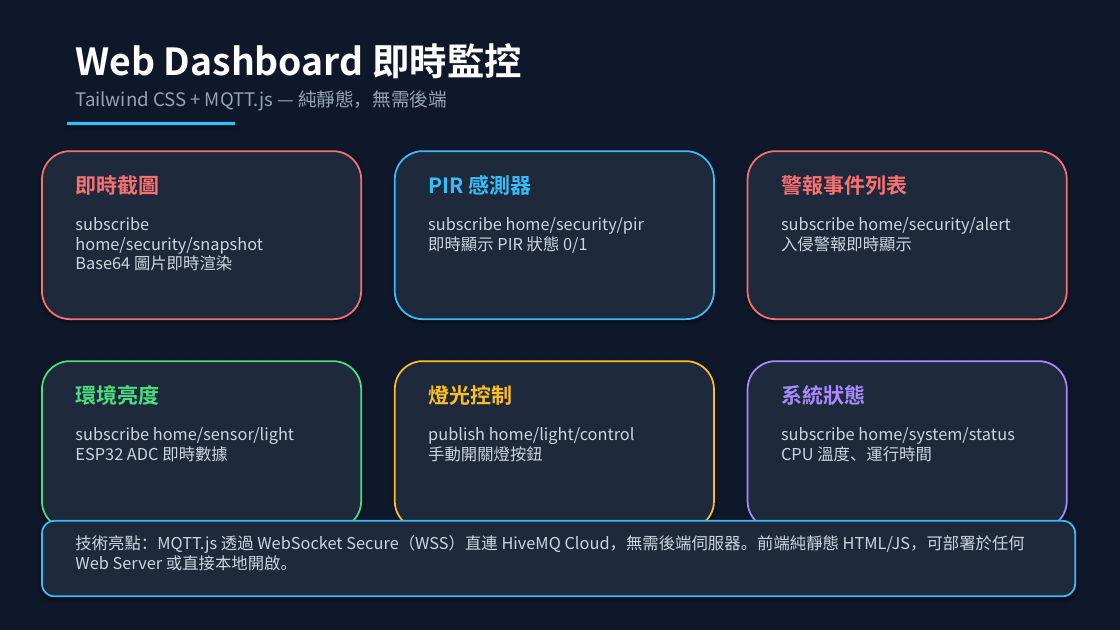
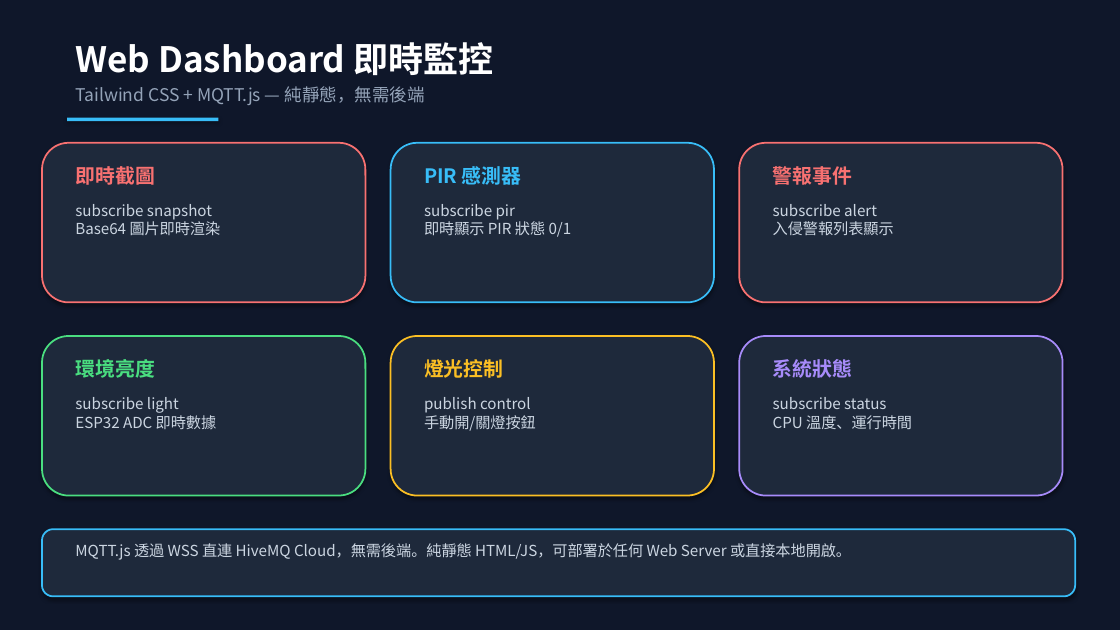
Before and after one commit to Chuck-Huang-yung/AIoT-Security-System, a slide deck: slide 11 of AIoT_期末專題報告.pptx. Drawn at 1120x630 pixels with LibreOffice and Linux fonts; fonts in the diff are those of the drawing. Boxes give left, top, right and bottom in pixels: in the first picture for what was removed or moved away, otherwise in the second. Text is boxed around its words. In the diff, an @@ line names an element or a change of style, - is before the commit and + after.

```diff
--- a/AIoT_期末專題報告.pptx
+++ b/AIoT_期末專題報告.pptx
@@ text "Web Dashboard 即時監控" at (x1=75, y1=42, x2=494, y2=75): size 32 to 30 pt @@
@@ text "Tailwind CSS + MQTT.js — ..." at (x1=75, y1=86, x2=425, y2=105): size 16 to 15 pt @@
@@ rectangle resized from (x1=67, y1=122, x2=235, y2=125) to (x1=67, y1=118, x2=218, y2=121) @@
@@ rounded rectangle resized from (x1=42, y1=151, x2=361, y2=319) to (x1=42, y1=143, x2=365, y2=302) @@
@@ rounded rectangle resized from (x1=395, y1=151, x2=714, y2=319) to (x1=391, y1=143, x2=714, y2=302) @@
@@ rounded rectangle resized from (x1=748, y1=151, x2=1067, y2=319) to (x1=739, y1=143, x2=1063, y2=302) @@
@@ text "PIR 感測器" moved from (x1=428, y1=175, x2=531, y2=195) to (x1=424, y1=166, x2=522, y2=185) @@
@@ text at (x1=773, y1=166, x2=852, y2=185): text changed; size 18 to 17 pt @@
-警報事件列表
+警報事件
@@ text at (x1=75, y1=204, x2=221, y2=235): text changed; size 14 to 13 pt @@
-subscribe home/security/snapshot
-Base64 圖片即時渲染
+subscribe snapshot
+Base64 圖片即時渲染
@@ text at (x1=424, y1=204, x2=572, y2=237): text changed; size 14 to 13 pt @@
-subscribe home/security/pir
-即時顯示 PIR 狀態 0/1
+subscribe pir
+即時顯示 PIR 狀態 0/1
@@ text at (x1=773, y1=204, x2=894, y2=235): text changed; size 14 to 13 pt @@
-subscribe home/security/alert
-入侵警報即時顯示
+subscribe alert
+入侵警報列表顯示
@@ rounded rectangle resized from (x1=42, y1=361, x2=361, y2=529) to (x1=42, y1=336, x2=365, y2=496) @@
@@ text "環境亮度" moved from (x1=75, y1=385, x2=159, y2=405) to (x1=75, y1=359, x2=154, y2=378) @@
@@ rounded rectangle resized from (x1=395, y1=361, x2=714, y2=529) to (x1=391, y1=336, x2=714, y2=496) @@
@@ text "燈光控制" moved from (x1=428, y1=385, x2=512, y2=405) to (x1=424, y1=359, x2=503, y2=378) @@
@@ rounded rectangle resized from (x1=748, y1=361, x2=1067, y2=529) to (x1=739, y1=336, x2=1063, y2=496) @@
@@ size 18 to 17 pt in 5 elements at (x1=424, y1=166, x2=522, y2=185), (x1=75, y1=166, x2=154, y2=185), (x1=424, y1=359, x2=503, y2=378), (x1=75, y1=359, x2=154, y2=378), (x1=773, y1=359, x2=852, y2=378) @@
@@ text "系統狀態" moved from (x1=781, y1=385, x2=865, y2=405) to (x1=773, y1=359, x2=852, y2=378) @@
@@ text at (x1=75, y1=397, x2=217, y2=429): text changed; size 14 to 13 pt @@
-subscribe home/sensor/light
-ESP32 ADC 即時數據
+subscribe light
+ESP32 ADC 即時數據
@@ text at (x1=424, y1=397, x2=536, y2=431): text changed; size 14 to 13 pt @@
-publish home/light/control
-手動開關燈按鈕
+publish control
+手動開/關燈按鈕
@@ text at (x1=773, y1=397, x2=912, y2=429): text changed; size 14 to 13 pt @@
-subscribe home/system/status
-CPU 溫度、運行時間
+subscribe status
+CPU 溫度、運行時間
@@ rounded rectangle resized from (x1=42, y1=521, x2=1075, y2=597) to (x1=42, y1=529, x2=1075, y2=597) @@
@@ text at (x1=75, y1=543, x2=851, y2=560): text changed; size 14 to 13 pt @@
-技術亮點：MQTT.js 透過 WebSocket Secure（WSS）直連 HiveMQ Cloud，無需後端伺服器。前端純靜態 HTML/JS，可部署於任何 Web Server 或直接本地開啟。
+MQTT.js 透過 WSS 直連 HiveMQ Cloud，無需後端。純靜態 HTML/JS，可部署於任何 Web Server 或直接本地開啟。
```
Also in this commit, not shown: 15 other slides changed, 2 other files.
